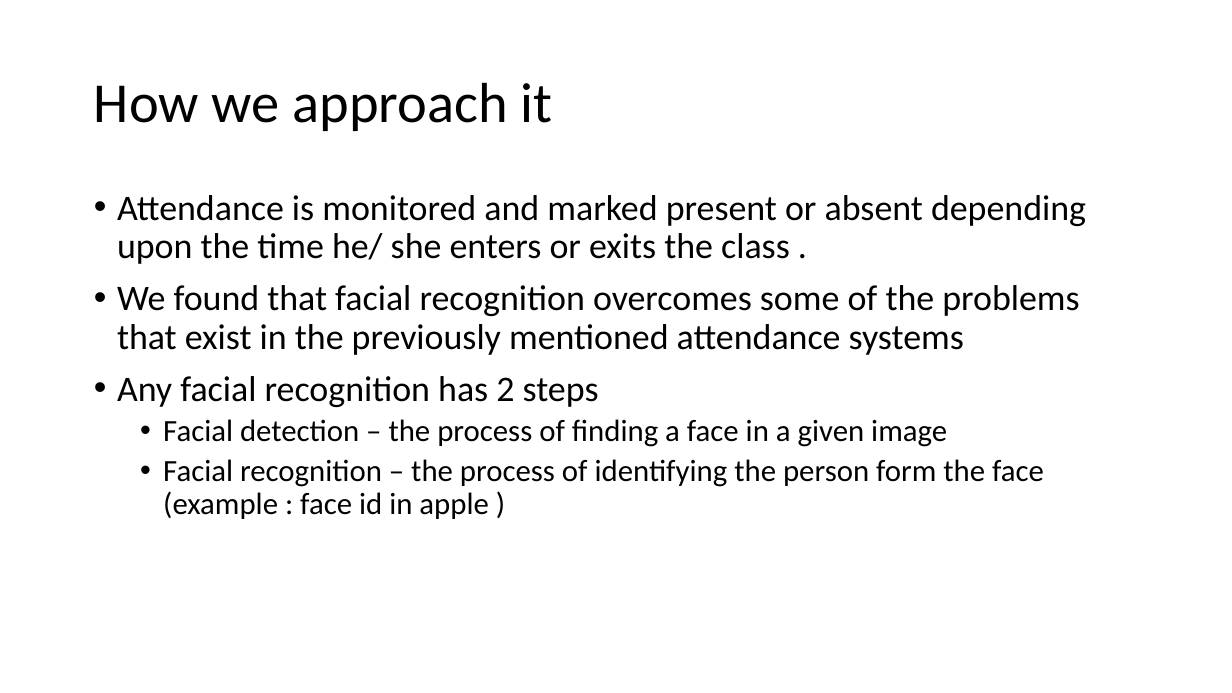
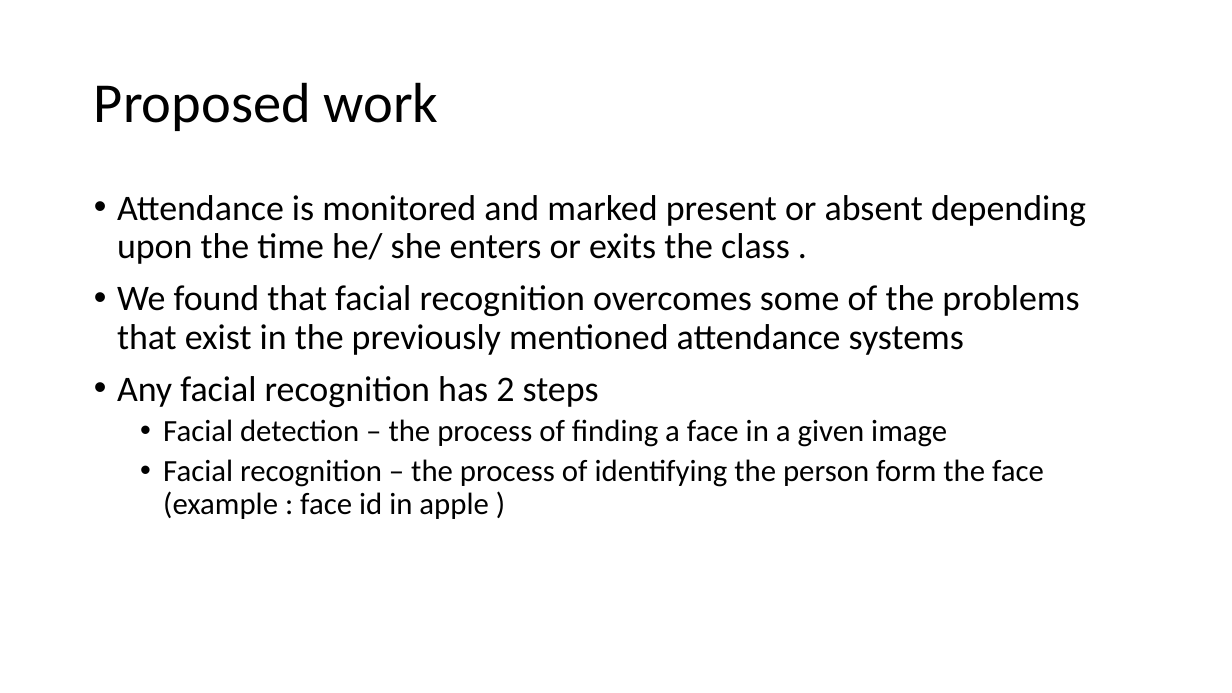
Before and after one commit to Chandru-crypted/Attendance_system_using_facial_recognition, a slide deck: slide 8 of Problem statement.pptx. Drawn at 1232x693 pixels with LibreOffice and Linux fonts; fonts in the diff are those of the drawing. Boxes give left, top, right and bottom in pixels: in the first picture for what was removed or moved away, otherwise in the second. Text is boxed around its words. In the diff, an @@ line names an element or a change of style, - is before the commit and + after.

```diff
--- a/Problem statement.pptx
+++ b/Problem statement.pptx
@@ title at bbox=[94, 82, 439, 131]: text changed @@
-How we approach it
+Proposed work
```
Also in this commit, not shown: 1 other slide changed, 2 slides added, 1 other file.
